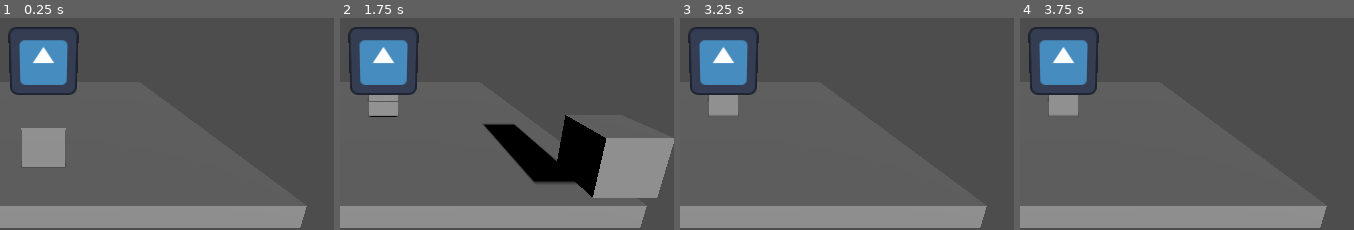
Above: before the commit, frames 1-4 (left to right).
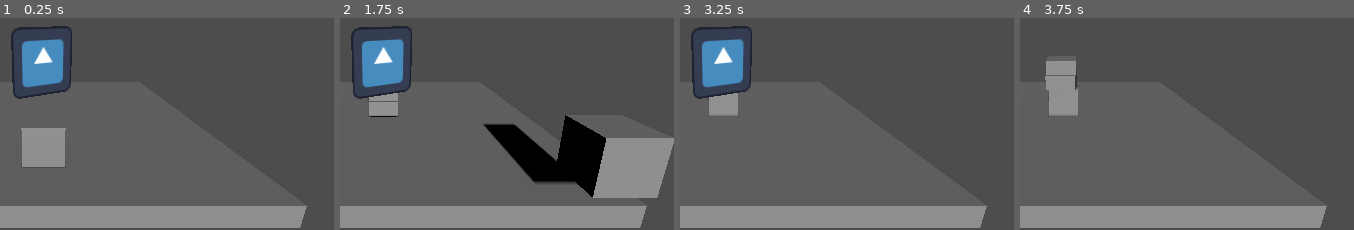
Above: after the commit, the same moments.

Repository: EvertonHimself/Godot3DPlatformerBornCG
Game: Godot game, scene res://level_1.tscn
Same seed, same stepped clock (60 frames per second), same inputs: the game is played once before the commit and once after it. The project has no main scene, so this scene is started directly. The engine's default icon, where the game draws it, is replaced by a stand-in: a white triangle on a blue panel in a dark square.
Inputs:
- Up to frame 1 (0.25 s): no input
- Up to frame 2 (1.75 s): tap Enter (ui_accept) at 0.5, 0.77, 1.52 s; hold Right (ui_right) 0.53-1.28 s; hold Down (ui_down) from 1.28 s (still down)
- Up to frame 3 (3.25 s): release Down (ui_down) at 2.03 s; hold Right (ui_right) 2.03-2.78 s; hold Up (ui_up) from 2.78 s (still down); tap Enter (ui_accept) at 3.02 s
- Up to frame 4 (3.75 s): release Up (ui_up) at 3.53 s; hold Left (ui_left) from 3.53 s (still down)
The pictures show only the part of the screen within x 34-84%, y 35-84%; the shares and areas given below are measured in that part.

The runs differ from the first frame. In frame 1, 1.8% of the frame differs, in the area x 2-24%, y 3-39%; in frame 2, 1.8%; in frame 3, 1.8%; in frame 4, 4.7%, in the area x 2-24%, y 4-37%.

Commit message:
Update icon.gd
Created some testing variables.

Diff:
--- a/3d-platformer-game/icon.gd
+++ b/3d-platformer-game/icon.gd
@@ -1,11 +1,15 @@
 extends Sprite3D
 
+var coins = 5
+var player_name = "robot"
+var hearts = 3.5
+const SPEED = 2
+var key_collected
 
 # Called when the node enters the scene tree for the first time.
 func _ready() -> void:
-	pass # Replace with function body.
-
+	pass
 
 # Called every frame. 'delta' is the elapsed time since the previous frame.
 func _process(delta: float) -> void:
-	pass
+	rotate_y(deg_to_rad(SPEED))
